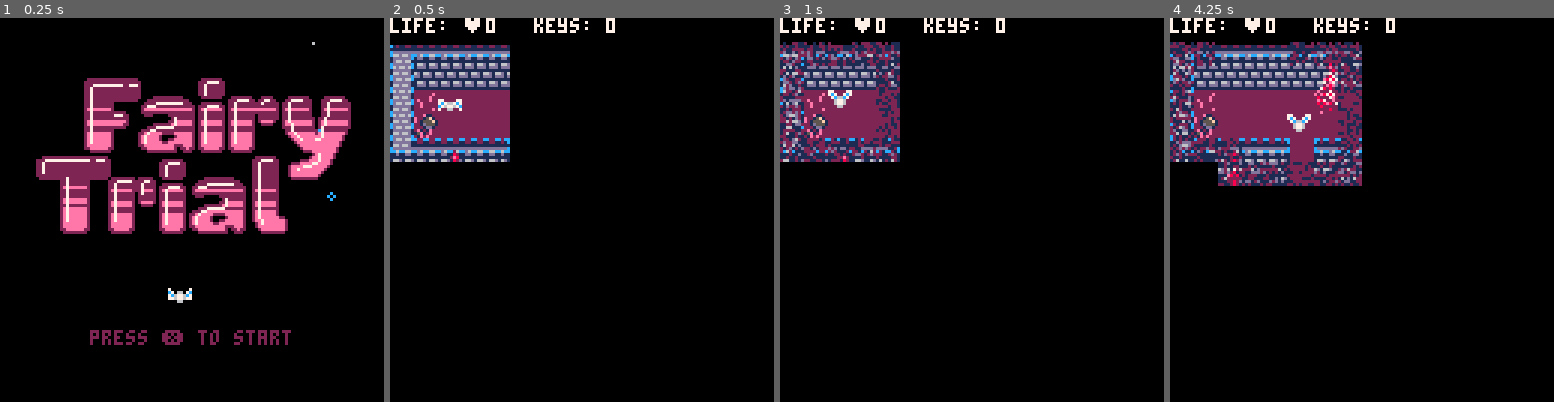
Above: before the commit, frames 1-4 (left to right).
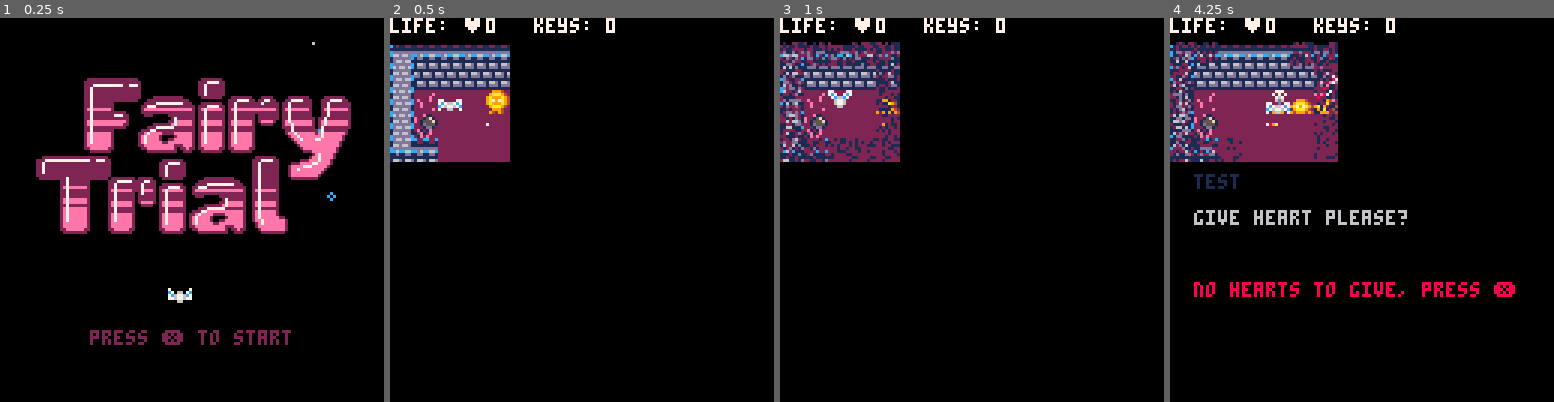
Above: after the commit, the same moments.

Repository: RonzyLady/FairyTrialGame
Game: PICO-8 cartridge fairytrial.p8
Two runs of this game, one before a commit and one after it. Both use one fixed random seed, a clock stepped at 60 frames per second and the inputs below.
Inputs:
- Up to frame 1 (0.25 s): no input
- Up to frame 2 (0.5 s): tap X (X key) at 0.33 s
- Up to frame 3 (1 s): tap O (Z key) at 0.7 s
- Up to frame 4 (4.25 s): tap X (X key) at 1.07, 1.85, 2.97, 4.08 s; hold Right 1.6-2.1 s; tap O (Z key) every 0.4 s from 1.7 to 4.1 s; hold Up 2.15-2.42 s; hold Right 2.47-3.03 s; hold Left 3.08-3.58 s; hold Down 3.63-3.97 s; hold Right from 4.02 s (still down)

Frame 1 is identical in both runs. In frame 2, 1.3% of the frame differs, in the area x 12-32%, y 18-38%; in frame 3, 0.5%; in frame 4, 11%, in the area x 0-90%, y 6-73%.

Commit message:
Animate NPCS and dynamically add and interact with new npcs

Diff:
--- a/fairytrial.p8
+++ b/fairytrial.p8
@@ -6,7 +6,9 @@
 
 --game loop
 function _init()
+   map_setup()
    init_menu()
+   make_npcs()
    make_player()
    music(0)
 end
@@ -19,7 +21,7 @@
 
 function init_game()
   -- set the fairy's starting position
-  map_setup()
+  -- map_setup()
   music(7)
   text_setup()
   chat_setup()
@@ -49,6 +51,7 @@
   if (not active_text) then
    if (not active_chat) then
     update_map()
+    anim_npcs()
     fly()
     move_player()
     check_win_lose()
@@ -61,6 +64,76 @@
  end
 end
 
+function anim_npcs()
+  anim_gnpcs()
+  anim_dnpcs()
+end
+
+function anim_gnpcs()
+  for i=0,#allgold do
+   if allgold[i]!=nil then
+    if (allgold[i].state==npc_state_idle) then
+     anim_npc(
+      g_p_idle_start_spr,
+      g_p_idle_end_spr,
+      allgold[i]
+    )
+    end
+    if (allgold[i].state==npc_state_dead) then
+     anim_npc(
+      g_p_dead_start_spr,
+      g_p_dead_end_spr,
+      allgold[i]
+    )
+    end
+    if (allgold[i].state==npc_state_happy) then
+     anim_npc(
+      g_p_happy_start_spr,
+      g_p_happy_end_spr,
+      allgold[i]
+    )
+    end
+   end
+  end
+end
+
+function anim_dnpcs()
+  for i=0,#alldark do
+   if alldark[i]!=nil then
+    if (alldark[i].state==npc_state_idle) then
+     anim_npc(
+      d_c_idle_start_spr,
+      d_c_idle_end_spr,
+      alldark[i])
+    end
+    if (alldark[i].state==npc_state_dead) then
+     anim_npc(
+      d_c_dead_start_spr,
+      d_c_dead_end_spr,
+      alldark[i])
+    end
+    if (alldark[i].state==npc_state_happy) then
+     anim_npc(
+      d_c_happy_start_spr,
+      d_c_happy_end_spr,
+      alldark[i])
+    end
+   end
+  end
+end
+
+function anim_npc(anim_startspr,anim_endspr,anim_npc)
+  anim_npc.delay=anim_npc.delay-1
+   if anim_npc.delay<0 then
+    anim_npc.sprite=anim_npc.sprite+1
+   if anim_npc.sprite>anim_endspr then
+    anim_npc.sprite=anim_startspr
+   end
+   anim_npc.delay=4
+   end
+ end
+
+
 function draw_menu()
  cls()
 
@@ -115,13 +189,36 @@
  door={56}
  anim1={10,27}
  anim2={11,28}
- npc1={25} -- dark creature
- npc2={41} -- gold person
- activ_fren_type=npc1
+
+ allgoldcount=0
+ alldarkcount=0
+
+ npc_state_idle=0
+ npc_state_dead=1
+ npc_state_happy=2
+
+ g_p_idle_start_spr=176
+ g_p_idle_end_spr=181
+ g_p_dead_start_spr=182
+ g_p_dead_end_spr=186
+ g_p_happy_start_spr=187
+ g_p_happy_end_spr=191
+
+ d_c_idle_start_spr=192
+ d_c_idle_end_spr=197
+ d_c_dead_start_spr=198
+ d_c_dead_end_spr=202
+ d_c_happy_start_spr=203
+ d_c_happy_end_spr=207
+
+ darkcreature=d_c_idle_start_spr
+ goldperson=g_p_idle_start_spr
+
+ activ_fren=nil
  trap1={43}
  trap2={44}
  text={80}
- lose={43,45,65}
+ lose={27,43}
  win={10,11}
  gold={24}
  heart1={12}
@@ -156,6 +253,7 @@
  camera(mapx*8,mapy*8)
 
  map(0,0,0,0,128,64)
+ draw_npcs()
  rectfill(mapx*8,mapy*8,128*4,mapy*8+8,0)
  print("life: ♥".. hscore,mapx*8,mapy*8, 7, 1)
  print("keys: ".. p.keys,mapx*8+48,mapy*8, 7, 1)
@@ -238,8 +336,15 @@
  if (p.hearts>0) then
  p.hearts-=1
  hscore-=1
- fate=1
- swap_tile(x,y)
+ fate=2
+ activ_fren.state=npc_state_happy
+
+ if (activ_fren.npc_type==darkcreature) then
+  activ_fren.sprite=d_c_happy_start_spr
+ elseif(activ_fren.npc_type==goldperson) then
+  activ_fren.sprite=g_p_happy_start_spr
+ end
+
  sfx(5)
  end
 end
@@ -260,10 +365,6 @@
   currentb=buttonoff
 end
 
---green spikes are activated when steping on them and can be deactivated with button
---function step_new(x,y)
---  swap_tile(x,y)
---end
 
 -->8
 -- player code
@@ -291,6 +392,78 @@
   shake_x = p.shake * (rnd(12)/12 - 0.5)
   shake_y = p.shake * (rnd(12)/12 - 0.5)
   spr(p.sprite, p.x*8+p.ox+shake_x, p.y*8+p.oy+shake_y)
+end
+
+function make_npcs()
+  make_gnpcs()
+  make_dnpcs()
+end
+
+function make_gnpcs()
+  allgold={}
+  make_gnpc(4,3,"hi! am AAAAAAA boy.")
+  make_gnpc(5,3,"hi! am BBBB boy.")
+  make_gnpc(6,3,"hi! am CCCCC boy.")
+  make_gnpc(24,8,"i am so lonely... :(")
+  make_gnpc(25,4,"hug me please ♥")
+  make_gnpc(10,8,"NO HUg PLS")
+end
+
+
+function make_dnpcs()
+  alldark={}
+  make_dnpc(10,7,"hey! am dark fren")
+  make_dnpc(24,10,"nobody loves dark fren :(")
+  make_dnpc(27,4,"dark fren needs hug ♥")
+  make_dnpc(4,4,"test")
+end
+
+function make_gnpc(nx,ny,npc_chat)
+  make_npc(nx,ny,goldperson,npc_chat)
+end
+
+function make_dnpc(nx,ny,npc_chat)
+  make_npc(nx,ny,darkcreature,npc_chat)
+end
+
+function make_npc(nx,ny,nspr,npc_chat)
+  local n={}
+  n.x=nx
+  n.y=ny
+  n.chat=npc_chat
+  n.delay=4
+  n.npc_type=nspr
+  n.sprite=nspr
+  n.state=npc_state_idle
+  if (nspr==goldperson) then
+    allgold[allgoldcount]=n
+    allgoldcount+=1
+  end
+  if (nspr==darkcreature) then
+    alldark[alldarkcount]=n
+    alldarkcount+=1
+  end
+end
+
+function draw_npcs()
+  draw_gnpcs()
+  draw_dnpcs()
+end
+
+function draw_gnpcs()
+  for i=0,#allgold do
+    draw_npc(allgold[i])
+  end
+end
+
+function draw_dnpcs()
+  for i=0,#alldark do
+    draw_npc(alldark[i])
+  end
+end
+
+function draw_npc(npc_todraw)
+ spr(npc_todraw.sprite, npc_todraw.x*8, npc_todraw.y*8)
 end
 
 function move_player()
@@ -371,16 +544,44 @@
   end
 end
 
+function get_found_gnpc(x,y)
+  for i=0,#allgold do
+    if (allgold[i].x == x and allgold[i].y == y) then
+      return allgold[i]
+    end
+  end
+  return nil
+end
+
+function get_found_dnpc(x,y)
+  for i=0,#alldark do
+    if (alldark[i].x == x and alldark[i].y == y) then
+      return alldark[i]
+    end
+  end
+  return nil
+end
 
 function interact(x,y)
+
  if (is_tile(text,x,y)) then
   active_text=get_text(x,y)
  end
 
- if (is_tile(npc2,x,y)) then
+ local found_dnpc = get_found_dnpc(x,y)
+ local found_gnpc = get_found_gnpc(x,y)
+
+ if (found_dnpc != nil and found_dnpc.state==npc_state_idle) then
   activ_frenx=x
   activ_freny=y
-  activ_fren_type=npc2
+  activ_fren=found_dnpc
+  active_chat=get_chat(x,y)
+ end
+
+ if (found_gnpc != nil and found_gnpc.state==npc_state_idle) then
+  activ_frenx=x
+  activ_freny=y
+  activ_fren=found_gnpc
   active_chat=get_chat(x,y)
  end
 
@@ -388,12 +589,6 @@
   get_key(x,y)
  elseif (is_tile(heart1,x,y)) then
   get_heart(x,y)
-
- elseif (is_tile(npc1,x,y)) then
-  activ_frenx=x
-  activ_freny=y
-  activ_fren_type=npc1
-  active_chat=get_chat(x,y)
  elseif (is_tile(groundbtnon,x,y)) then
   step_on(x,y)
  elseif (is_tile(buttonoff,x,y)) then
@@ -416,35 +611,31 @@
 	end
 end
 
-
-
 -- green spikes function (maybe) triggers while stepping on them but with a delay
 
 -->8
 --npc interaction code
 
 function chat_setup()
-
  chats={}
- add_chat(10,8,"hi! am gold boy.")
- add_chat(10,7,"hey! am dark fren")
- add_chat(24,8,"i am so lonely... :(")
- add_chat(24,10,"nobody loves dark fren :(")
- add_chat(25,4,"hug me please ♥")
- add_chat(27,4,"dark fren needs hug ♥")
--- add_chat(7,3,"test") --test frens
--- add_chat(7,4,"test2")
-end
-
-function add_chat(x,y,talk)
- chats[x+y*128]=talk
+ for i=0,#allgold do
+  add_chat(allgold[i])
+ end
+ for i=0,#alldark do
+  add_chat(alldark[i])
+ end
+end
+
+function add_chat(npc_for_chat)
+ chats[
+  npc_for_chat.x+npc_for_chat.y*128
+  ]
+  =npc_for_chat.chat
 end
 
 function get_chat(x,y)
  return chats[x+y*128]
 end
-
-
 
 function draw_chat()
  if (active_chat) then
@@ -480,17 +671,22 @@
     if conf_txt==true then
       delay_txt-=1
      if fate == 1 then
+      print("no ❎",chatx+50,chaty+40,8)
+     end
+     if fate == 2 then
       print("yes 🅾️",chatx+4,chaty+40,11)
      end
-     if fate == 2 then
-      print("no ❎",chatx+50,chaty+40,8)
-     end
     end
   end
  end
  if (delay_txt<0) then
   if fate==0 then
-    unswap_tile(activ_frenx,activ_freny)
+    activ_fren.state=npc_state_dead
+    if (activ_fren.npc_type==darkcreature) then
+      activ_fren.sprite=d_c_dead_start_spr
+     elseif(activ_fren.npc_type==goldperson) then
+      activ_fren.sprite=g_p_dead_start_spr
+    end
   end
   fate=0
   active_chat=nil
@@ -502,18 +698,23 @@
 function decide_fate()
  if (btnp(🅾️)) then
   conf_txt=true
-  fate=1
+  fate=2
   give_heart(activ_frenx,activ_freny)
-  if (activ_fren_type==npc1) then
+  if (activ_fren.npc_type==darkcreature) then
    p.black+=1
-  elseif(activ_fren_type==npc2) then
+  elseif(activ_fren.npc_type==goldperson) then
    p.yellow+=1
   end
 
  elseif (btnp(❎)) then
   conf_txt=true
-  fate=2
-  unswap_tile(activ_frenx,activ_freny)
+  fate=1
+  activ_fren.state=npc_state_dead
+  if (activ_fren.npc_type==darkcreature) then
+    activ_fren.sprite=d_c_dead_start_spr
+   elseif(activ_fren.npc_type==goldperson) then
+    activ_fren.sprite=g_p_dead_start_spr
+  end
   sfx(6)
  end
 end
@@ -747,19 +948,39 @@
 
 
 
+…(20 lines of a section not shown)…
 __gff__
-0000000000000101010100000000010100000101010101010000000000000000000020010101010100000000000000010000010101010001050000000000000001000000010000000000000000000000210100000000000000000000000000000000000000000000000000000000000001000000000000000000000000000000
+0000000000000101010100000000010100000101010101010000000000000000000020010101010100000000000000000000010101010001050000000000000001000000010000000000000000000000210100000000000000000000000000000000000000000000000000000000000001000000000000000000000000000000
 0000000000000000000000000000000000000000000000000000000000000000000000000000000000000000000000000000000000000000000000000000000000000000000000000000000000000000000000000000000000000000000000000000000000000000000000000000000000000000000000000000000000000000
 __map__
 0000000000000000000000000000000000000000000000000000000000000000000000000000000000000000000000000000000000000000000000000000000000000000000000000000000000000000000000000000000000000000000000000000000000000000000000000000000000000000000000000000000000000000
 1413131313131613131315131313131313131313131313151613131316131315000000000000000000000000000000000000000000000000000000000000000000000000000000000000000000000000000000000000000000000000000000000000000000000000000000000000000000000000000000000000000000000000
 2423232323232623232324230823232323232308232323242623232326232324000000000000000000000000000000000000000000000000000000000000000000000000000000000000000000000000000000000000000000000000000000000000000000000000000000000000000000000000000000000000000000000000
-24111010101036100c0c245010101b2b2b103a10101b30243620102036101024000000000000000000000000000000000000000000000000000000000000000000000000000000000000000000000000000000000000000000000000000000000000000000000000000000000000000000000000000000000000000000000000
+24111010101036100c0c245010101b2b2c103a10101b30243620102036101024000000000000000000000000000000000000000000000000000000000000000000000000000000000000000000000000000000000000000000000000000000000000000000000000000000000000000000000000000000000000000000000000
 24371010101010101010243a11101b2b10121111102b1b242029101920101024000000000000000000000000000000000000000000000000000000000000000000000000000000000000000000000000000000000000000000000000000000000000000000000000000000000000000000000000000000000000000000000000
-34131613221006131510172106131315131313153a0613171615101413221024000000000000000000000000000000000000000000000000000000000000000000000000000000000000000000000000000000000000000000000000000000000000000000000000000000000000000000000000000000000000000000000000
+34131010101010101010172106131315131313153a0613171615101413221024000000000000000000000000000000000000000000000000000000000000000000000000000000000000000000000000000000000000000000000000000000000000000000000000000000000000000000000000000000000000000000000000
 2723262332102323241032382723232423232324382308232624102423320a24000000000000000000000000000000000000000000000000000000000000000000000000000000000000000000000000000000000000000000000000000000000000000000000000000000000000000000000000000000000000000000000000
-1511101b1010101024101921105010240c1b2b5121101b333624103413131324000000000000000000000000000000000000000000000000000000000000000000000000000000000000000000000000000000000000000000000000000000000000000000000000000000000000000000000000000000000000000000000000
-241030101b1010102430291010100a241b2b102410101b1229243a2723230824000000000000000000000000000000000000000000000000000000000000000000000000000000000000000000000000000000000000000000000000000000000000000000000000000000000000000000000000000000000000000000000000
+1511101b1010101024101021105010240c1b2b5121101b333624103413131324000000000000000000000000000000000000000000000000000000000000000000000000000000000000000000000000000000000000000000000000000000000000000000000000000000000000000000000000000000000000000000000000
+241030101b1010102430101010100a241b2b102410101b1229243a2723230824000000000000000000000000000000000000000000000000000000000000000000000000000000000000000000000000000000000000000000000000000000000000000000000000000000000000000000000000000000000000000000000000
 241010101010101024131313222106241313131710102b101024101b2b1c1024000000000000000000000000000000000000000000000000000000000000000000000000000000000000000000000000000000000000000000000000000000000000000000000000000000000000000000000000000000000000000000000000
 341313153810131317272308323827242323233210101b3719241b301b2b1c24000000000000000000000000000000000000000000000000000000000000000000000000000000000000000000000000000000000000000000000000000000000000000000000000000000000000000000000000000000000000000000000000
 2323232421102323325010102b211b24301b113a11101b333624131313222124000000000000000000000000000000000000000000000000000000000000000000000000000000000000000000000000000000000000000000000000000000000000000000000000000000000000000000000000000000000000000000000000
@@ -769,15 +990,8 @@
 1413131313101013131313131313131713131313131313131313131313131313000000000000000000000000000000000000000000000000000000000000000000000000000000000000000000000000000000000000000000000000000000000000000000000000000000000000000000000000000000000000000000000000
 2423232323102323232323232323232323232323232323232323232323232324000000000000000000000000000000000000000000000000000000000000000000000000000000000000000000000000000000000000000000000000000000000000000000000000000000000000000000000000000000000000000000000000
 2410101010101010701010101010101010101010101010101010101010101024000000000000000000000000000000000000000000000000000000000000000000000000000000000000000000000000000000000000000000000000000000000000000000000000000000000000000000000000000000000000000000000000
-2410101010101010101010101010101010101010101010101010101010101024000000000000000000000000000000000000000000000000000000000000000000000000000000000000000000000000000000000000000000000000000000000000000000000000000000000000000000000000000000000000000000000000
-1010101010101010101010101010101010101010101010101010101010101024000000000000000000000000000000000000000000000000000000000000000000000000000000000000000000000000000000000000000000000000000000000000000000000000000000000000000000000000000000000000000000000000
-2110101010100c10101010101010101010101010101010101010101010101024000000000000000000000000000000000000000000000000000000000000000000000000000000000000000000000000000000000000000000000000000000000000000000000000000000000000000000000000000000000000000000000000
-1010101010101010101010101010101010101010101010101010101010101024000000000000000000000000000000000000000000000000000000000000000000000000000000000000000000000000000000000000000000000000000000000000000000000000000000000000000000000000000000000000000000000000
-1010101010101010101010101010101010101010101010101010101010101024000000000000000000000000000000000000000000000000000000000000000000000000000000000000000000000000000000000000000000000000000000000000000000000000000000000000000000000000000000000000000000000000
-1010101010101010101010101010101010101010101010101010101010101024000000000000000000000000000000000000000000000000000000000000000000000000000000000000000000000000000000000000000000000000000000000000000000000000000000000000000000000000000000000000000000000000
-1010101010101010101010101010101010101010101010101010101010101024000000000000000000000000000000000000000000000000000000000000000000000000000000000000000000000000000000000000000000000000000000000000000000000000000000000000000000000000000000000000000000000000
-1010101010101010101010101010101010101010101010101010101010101024000000000000000000000000000000000000000000000000000000000000000000000000000000000000000000000000000000000000000000000000000000000000000000000000000000000000000000000000000000000000000000000000
-1010101010101010101010101010101010101010101010101010101010101024000000000000000000000000000000000000000000000000000000000000000000000000000000000000000000000000000000000000000000000000000000000000000000000000000000000000000000000000000000000000000000000000
+0000000000000000000000000000000000000000000000000000000000000000000000000000000000000000000000000000000000000000000000000000000000000000000000000000000000000000000000000000000000000000000000000000000000000000000000000000000000000000000000000000000000000000
+0000000000000000000000000000000000000000000000000000000000000000000000000000000000000000000000000000000000000000000000000000000000000000000000000000000000000000000000000000000000000000000000000000000000000000000000000000000000000000000000000000000000000000
 1010101010101010101010101010101010101010101010101010101010101024000000000000000000000000000000000000000000000000000000000000000000000000000000000000000000000000000000000000000000000000000000000000000000000000000000000000000000000000000000000000000000000000
 1010101010101010101010101010101010101010101010101010101010101024000000000000000000000000000000000000000000000000000000000000000000000000000000000000000000000000000000000000000000000000000000000000000000000000000000000000000000000000000000000000000000000000
 1010101010101010101010101010101010101010101010101010101010101024000000000000000000000000000000000000000000000000000000000000000000000000000000000000000000000000000000000000000000000000000000000000000000000000000000000000000000000000000000000000000000000000
Not shown, changed: 28 lines of the sprite sheet (__gfx__) section of fairytrial.p8
